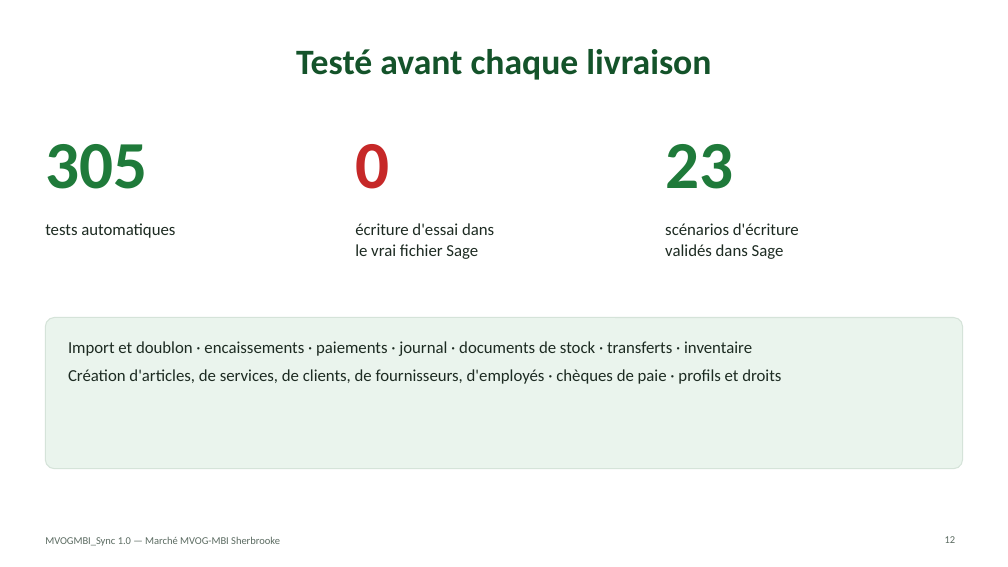
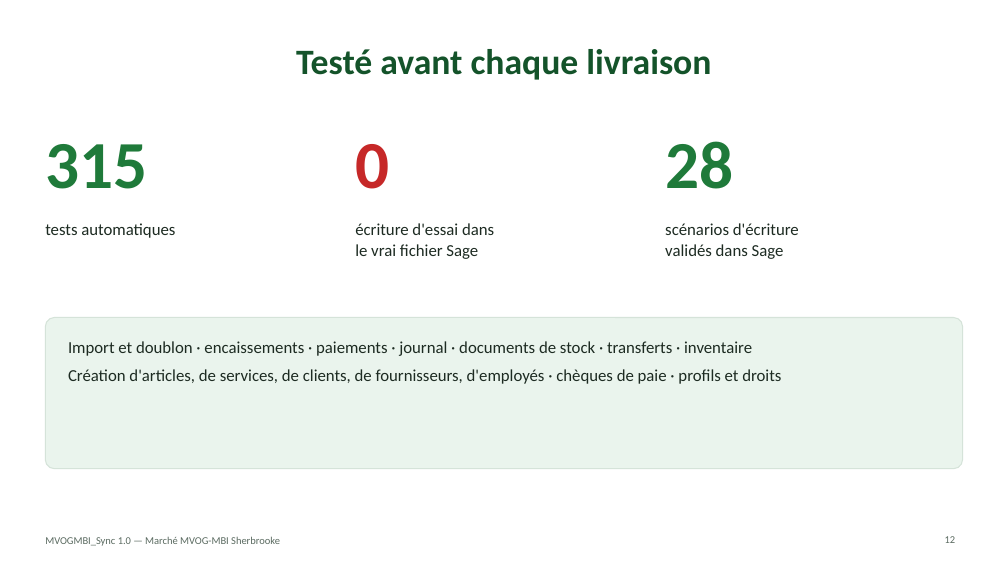
Before and after one commit to mteingueng-dot/MVOGMBI_Sync_2026.1, a slide deck: slide 12 of documentation/Presentation_MVOGMBI_Sync.pptx. Drawn at 1008x567 pixels with LibreOffice and Linux fonts; fonts in the diff are those of the drawing. Boxes give left, top, right and bottom in pixels: in the first picture for what was removed or moved away, otherwise in the second. Text is boxed around its words. In the diff, an @@ line names an element or a change of style, - is before the commit and + after.

```diff
--- a/documentation/Presentation_MVOGMBI_Sync.pptx
+++ b/documentation/Presentation_MVOGMBI_Sync.pptx
@@ text at (x1=45, y1=144, x2=147, y2=189): text changed @@
-305
+315
@@ text at (x1=665, y1=141, x2=733, y2=189): text changed @@
-23
+28
```
Also in this commit, not shown: 1 other slide changed, 24 other files.
